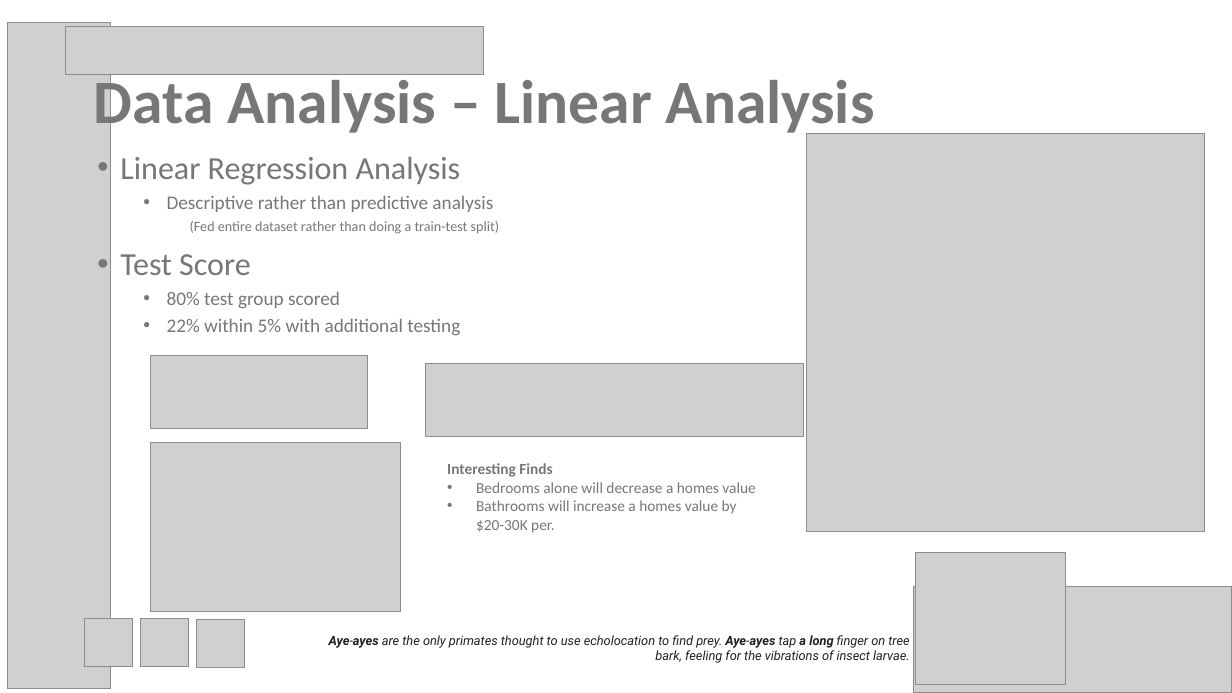
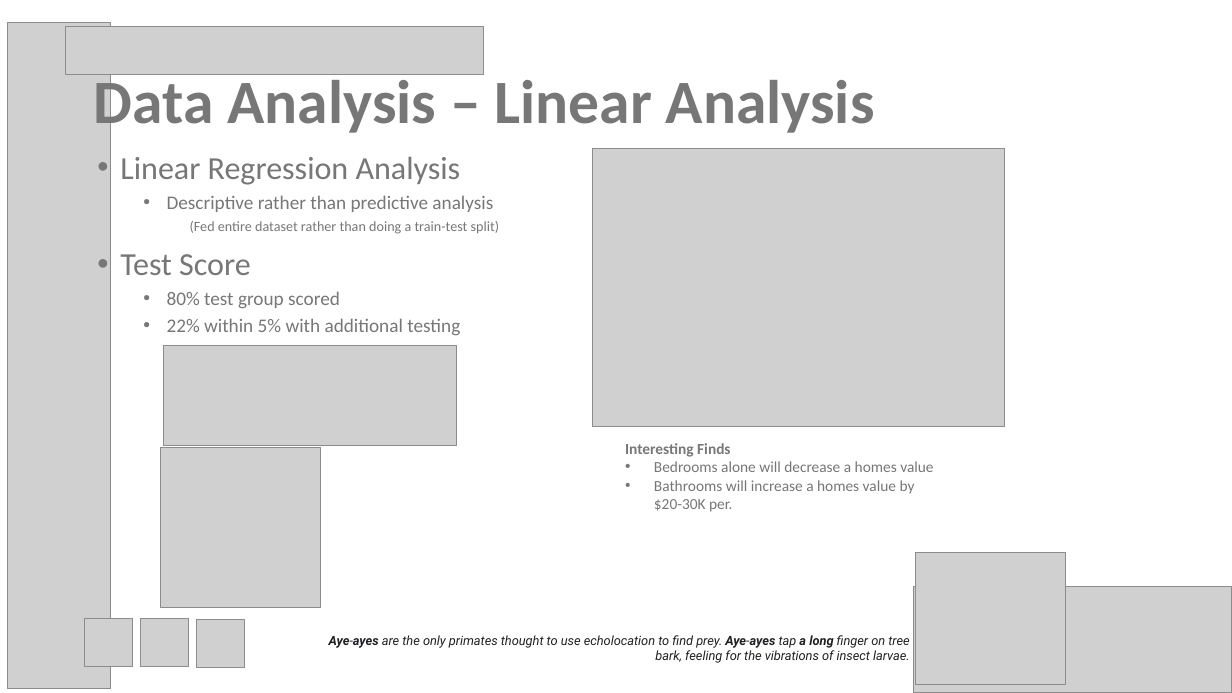
Before and after one commit to psychicesp/AI-AI, a slide deck: slide 8 of Project3_Presentation.pptx. Drawn at 1232x693 pixels with LibreOffice and Linux fonts; fonts in the diff are those of the drawing; grey boxes stand for pictures. Boxes give left, top, right and bottom in pixels: in the first picture for what was removed or moved away, otherwise in the second. Text is boxed around its words. In the diff, an @@ line names an element or a change of style, - is before the commit and + after.

```diff
--- a/Project3_Presentation.pptx
+++ b/Project3_Presentation.pptx
@@ picture: place and size @@
-picture at [151,443,401,612]
+picture at [592,148,1005,427]
@@ picture: place and size @@
-picture at [151,356,368,430]
+picture at [164,346,457,445]
@@ picture removed at [425,363,803,436] @@
@@ picture: place and size @@
-picture at [807,133,1205,531]
+picture at [161,447,321,607]
@@ text "Interesting Finds": place and size @@
-text "Interesting Finds" at [447,463,755,533]
+text "Interesting Finds" at [625,443,933,512]
```
Also in this commit, not shown: 7 other slides changed, 1 slide added.
